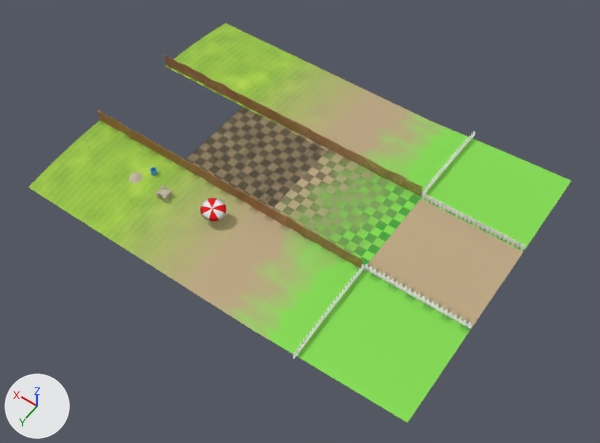
The glTF model client/res/beachworld.glb as it was, and as the next commit left it.
Camera for both pictures: a camera (50 mm lens) standing at (-80.8, 84.9, 128.9) and looking at (-16.7, -4.9, -12.1). Arrows for +X, +Y and +Z are at lower left; the lights stay in place. Where no turn or scale is listed for an object, it has been applied to the vertices. Vertices at the same position are counted once.

The first picture shows 'field_beach', 'field_grass_beach', 'sand_pile', 'sandcastle', 'tile_beach', 'tile_grass', 'tile_grass_beach', 'umbrella'.
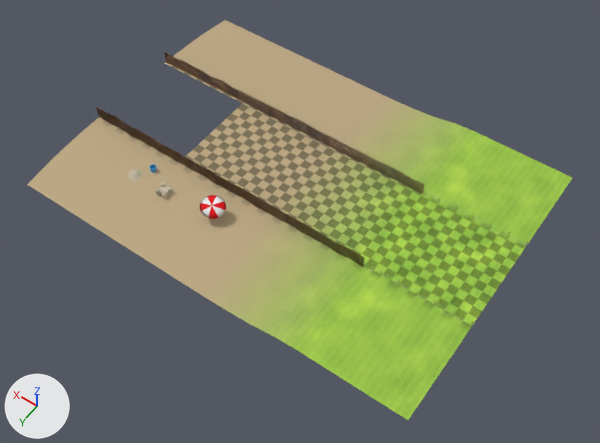
What differs and where, as boxes [x1, y1, x2, y2] in the pictures (600 x 443 px; the box of a moved part takes in the faces that stretch with it):
'field_grass_beach', surface changed, reshaped, moved: before [198, 98, 571, 423]; after [197, 95, 572, 420]
'field_beach', surface changed, moved: before [28, 23, 382, 295]; after [27, 20, 382, 292]
'tile_grass', recoloured, moved: before [367, 199, 523, 328]; after [365, 196, 524, 326]
'tile_grass_beach', recoloured, reshaped, moved: before [272, 151, 420, 266]; after [270, 148, 421, 265]
'tile_beach', surface changed, moved: before [185, 107, 327, 212]; after [185, 104, 328, 206]
'umbrella', moved: before [200, 198, 226, 221]; after [200, 195, 226, 219]
'sandcastle', moved: before [156, 185, 173, 202]; after [155, 182, 173, 199]
'sand_pile', moved: before [129, 172, 143, 183]; after [128, 169, 142, 180]
part 2 of me_plane_013, rebuilt: before [364, 265, 472, 327]; after [365, 264, 472, 326]
part 3 of me_plane_013, rebuilt: before [422, 194, 526, 247]; after [426, 191, 526, 245]
part 4 of me_plane_013, deleted: before [293, 131, 524, 359]
part 5 of me_plane_013, moved or reshaped: before [328, 98, 571, 252]; after [328, 95, 572, 249]
part 6 of me_plane_013, moved or reshaped: before [198, 205, 471, 423]; after [197, 202, 473, 420]

Edits to the bpy script that builds the scene:
```text
Change mat_material_001:
    where n4 = _N.new('ShaderNodeTexImage'); n4.name = 'Image Texture.001'
    n4.image: img_norm -> img_norm_001
Change mat_material_007:
    where n2 = _N.new('ShaderNodeTexImage'); n2.name = 'Image Texture'
    n2.image: img_untitled -> img_untitled_001
Change mat_material:
    where n6 = _N.new('ShaderNodeTexImage'); n6.name = 'Image Texture.001'
    n6.image: img_norm_001 -> img_norm
Add mat_material_016:
    mat_material_016 = bpy.data.materials.new('Material.016')
    # uses the picture img_wirecol_alpha
Add mat_material_002:
    mat_material_002 = bpy.data.materials.new('Material.002')
    # uses the picture img_col512
    # uses the picture img_norm512
Change me_plane_006:
    where me_plane_006.from_pydata(...)  # 4 vertices, 2 faces; spans x -12.0..12.0, y -11.0..11.0, z 0.0
    remove me_plane_006.materials.append(mat_material_019)
    me_plane_006 part 1
    me_plane_006.vertices[0].co: (-12.0, 11.0, 0.0) -> (12.0, 11.0, 0.0)
    me_plane_006.vertices[1].co: (-12.0, -11.0, 0.0) -> (-12.0, 11.0, 0.0)  # pixel (420, 198) -> pixel (364, 265)
    me_plane_006.vertices[2].co: (12.0, 11.0, 0.0) -> (12.0, -11.0, 0.0)  # not seen -> pixel (327, 147)
    me_plane_006.vertices[3].co: (12.0, -11.0, 0.0) -> (-12.0, -11.0, 0.0)  # pixel (327, 150) -> pixel (421, 195)
    add me_plane_006.materials.append(mat_material_002)
Change me_plane_013:
    remove me_plane_013.from_pydata(...)  # 3312 vertices, 5156 faces; spans x -24.0..24.0, y -35.3..35.3, z -2.1..3.2
    remove me_plane_013.materials.append(mat_material_023)  # picture img_beachkms
    add me_plane_013.from_pydata(...)  # 578 vertices, 1032 faces; spans x -24.1..24.0, y -34.4..34.4, z -2.1..3.1
    me_plane_013 part 2: the loose piece of 100 vertices spanning x -24.0..0.0, y 11.3..11.5, z 1.1..1.3 is rebuilt with 4 vertices and now spans x -24.0..0.0, y 11.5, z 0.0..1.6, in mat_material_016
    me_plane_013 part 3: the loose piece of 100 vertices spanning x -24.0..0.0, y -11.5..-11.3, z 1.1..1.3 is rebuilt with 4 vertices and now spans x -24.0..0.0, y -11.5, z 0.0..1.6, in mat_material_016
    me_plane_013 part 4: 152 loose pieces with 2372 vertices, spanning x -23.7..0.5, y -35.3..35.3, z -1.5..2.0, are deleted
    me_plane_013 part 5: 1 vertex moved within x 24.0, y -11.5, z -0.2; 363 vertices removed from x -24.0..24.0, y -34.4..-11.0, z -2.1..3.1; 278 vertices added at x -24.1..24.0, y -34.4..-11.0, z -2.1..3.1
    me_plane_013 part 6: 363 vertices removed from x -24.0..24.0, y 11.0..34.4, z -2.1..3.2; 278 vertices added at x -24.1..24.0, y 11.0..34.4, z -2.1..3.1
    remove me_plane_013.materials.append(mat_material_005)  # white #ffffff
    add me_plane_013.materials.append(mat_edgegrass_003)  # picture img_untitled
    add me_plane_013.materials.append(mat_material_015)  # light grey #cabebb
    add me_plane_013.materials.append(mat_material_016)
Change me_plane_016:
    where me_plane_016.from_pydata(...)  # 4 vertices, 2 faces; spans x -12.0..12.0, y -11.0..11.0, z 0.0
    remove me_plane_016.materials.append(mat_material_024)  # picture img_untitled_001
    add me_plane_016.materials.append(mat_material_008)  # picture img_grasscol512
Change ob_tile_beach:
    ob_tile_beach.location: (0.0, -11.0, -7.7) -> (0.0, -11.0, -6.7)
Change ob_umbrella:
    ob_umbrella.location: (-3.3, 6.2, -8.1) -> (-3.3, 6.2, -7.2)
Change ob_sandcastle:
    ob_sandcastle.location: (9.0, 8.9, -7.4) -> (9.0, 8.9, -6.5)
Change ob_sand_pile:
    ob_sand_pile.location: (17.6, 8.6, -7.7) -> (17.6, 8.6, -6.7)
Change ob_field_beach:
    ob_field_beach.location: (12.0, -11.0, -7.7) -> (12.0, -11.0, -6.7)
Change ob_tile_grass_beach:
    ob_tile_grass_beach.location: (-24.0, -11.0, -7.7) -> (-24.0, -11.0, -6.7)
Change ob_field_grass_beach:
    ob_field_grass_beach.location: (-36.0, -11.0, -7.7) -> (-36.0, -11.0, -6.7)
Change ob_tile_grass:
    ob_tile_grass.location: (-48.0, -11.0, -7.7) -> (-48.0, -11.0, -6.7)
```
